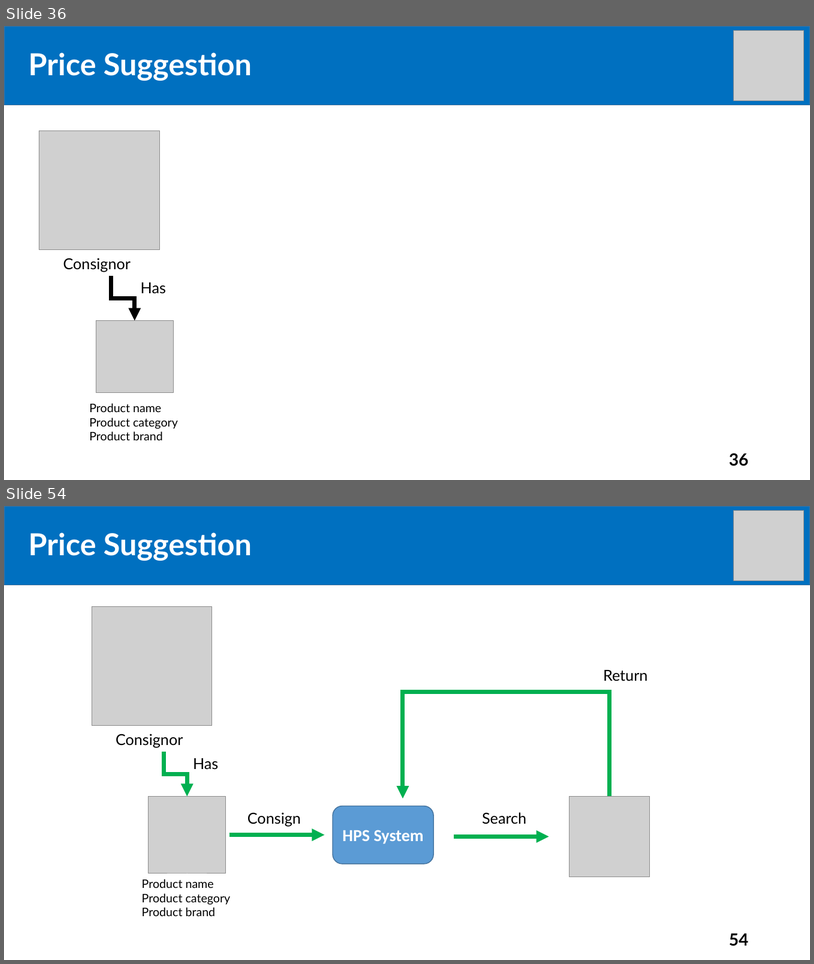
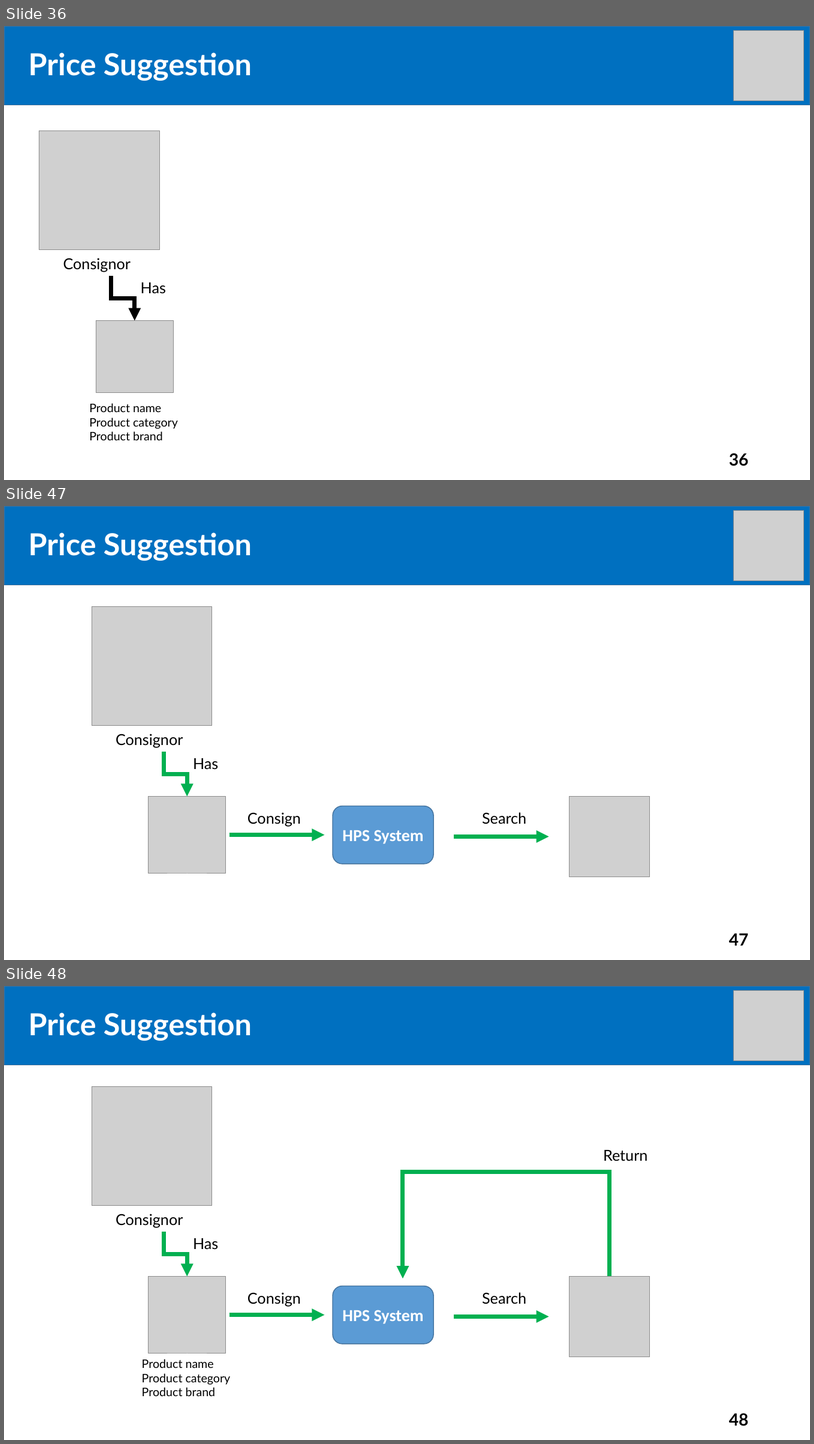
Before and after one commit to tiendan3108/CP, a slide deck: Source/Presentation/PreFinalPresentation.pptx. Shown one above the other, each under a label of ours: slides 36 and 54 before the commit, slides 36, 47 and 48 after it; the slides between them are not shown. The pictures are 814x964 and 814x1444 pixels, drawn with LibreOffice and Linux fonts; fonts in the diff are those of the drawing; grey boxes stand for pictures. Boxes give left, top, right and bottom in pixels: in the first picture for what was removed or moved away, otherwise in the second. Text is boxed around its words. In the diff, an @@ line names an element or a change of style, - is before the commit and + after.

```diff
--- a/Source/Presentation/PreFinalPresentation.pptx
+++ b/Source/Presentation/PreFinalPresentation.pptx
@@ slide 47 added at [4, 506, 810, 960], background #FFFFFF @@
@@ rectangle added at [4, 506, 810, 585], fill #0070C0, outline #43739E 1 pt @@
@@ picture added at [734, 510, 804, 580] @@
@@ text added at [29, 532, 252, 561], 36 pt, text #FFFFFF, bold @@
+Price Suggestion
@@ title added at [50, 538, 174, 561], 44 pt, text #FFFFFF, bold @@
+Outline
@@ picture added at [92, 606, 212, 725] @@
@@ text added at [116, 733, 183, 747], 18 pt, text #000000 @@
+Consignor
@@ elbow arrow added from (164, 751) to (188, 796), #00B050 5 pt @@
@@ text added at [193, 758, 218, 769], 18 pt, text #000000 @@
+Has
@@ picture added at [149, 796, 226, 873] @@
@@ rounded rectangle added at [333, 806, 434, 864], fill #5B9BD5, outline #43739E 1 pt, 20 pt, text #FFFFFF, bold @@
+HPS System
@@ picture added at [570, 796, 650, 876] @@
@@ text added at [248, 812, 301, 826], 18 pt, text #000000 @@
+Consign
@@ text added at [482, 812, 527, 824], 18 pt, text #000000 @@
+Search
@@ elbow arrow added from (230, 834) to (324, 834), #00B050 5 pt @@
@@ elbow arrow added from (454, 837) to (549, 837), #00B050 5 pt @@
@@ page number added at [729, 933, 749, 945], 20 pt, text #000000, bold @@
+47
@@ what was slide 54 is now slide 48 @@
@@ page number at [729, 1413, 749, 1426]: text changed @@
-54
+48
```
Also in this commit, not shown: 5 slides changed, 5 other slides added, 12 slides removed.
